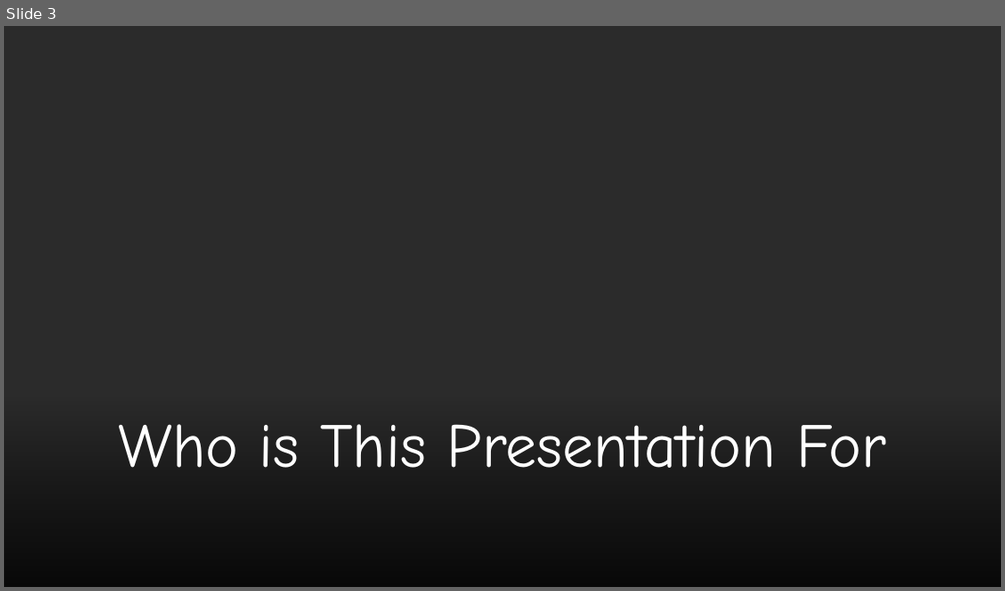
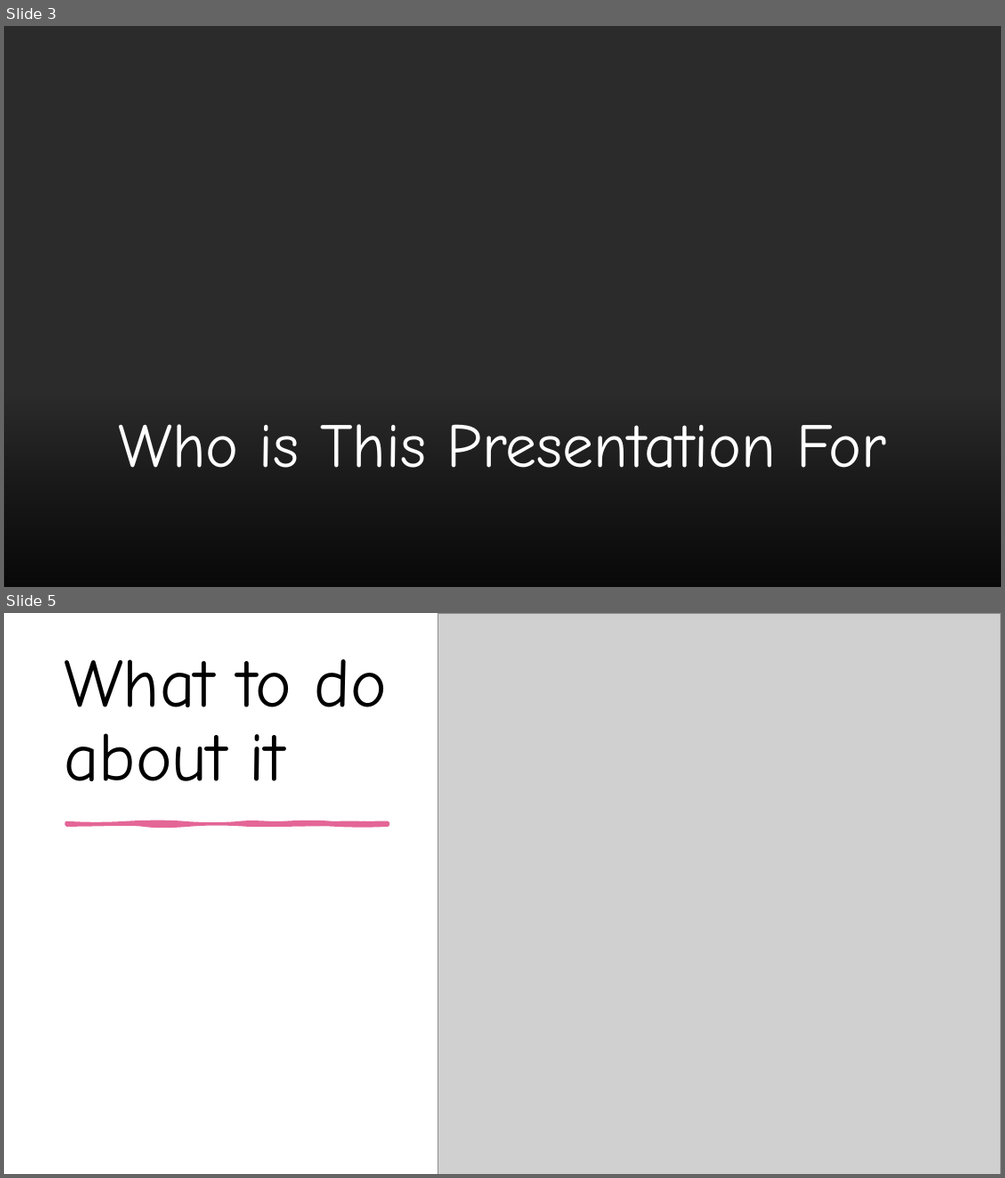
Before and after one commit to minthammock-development/cap-stone, a slide deck: assets/The Rise of Fake News in the Political.pptx. Shown one above the other, each under a label of ours: slide 3 before the commit, slides 3 and 5 after it; the slides between them are not shown. The pictures are 1005x591 and 1005x1178 pixels, drawn with LibreOffice and Linux fonts; fonts in the diff are those of the drawing; grey boxes stand for pictures; background and template pictures are left out; a plain dark background stands for a picture behind light text. Boxes give left, top, right and bottom in pixels: in the first picture for what was removed or moved away, otherwise in the second. Text is boxed around its words. In the diff, an @@ line names an element or a change of style, - is before the commit and + after.

```diff
--- a/assets/The Rise of Fake News in the Political.pptx
+++ b/assets/The Rise of Fake News in the Political.pptx
@@ slide 5 added at (4, 613, 1001, 1174), background #FFFFFF @@
@@ rectangle added at (4, 613, 1001, 1174), fill #FFFFFF @@
@@ picture added at (438, 613, 1001, 1174) @@
@@ title added at (64, 659, 388, 781), 66 pt, text #000000 @@
+What to do about it
@@ freeform shape added at (67, 822, 388, 825), fill #E46696, outline #E46696 3 pt @@
```
Also in this commit, not shown: 1 slide changed, 3 other slides added, 2 other files.
